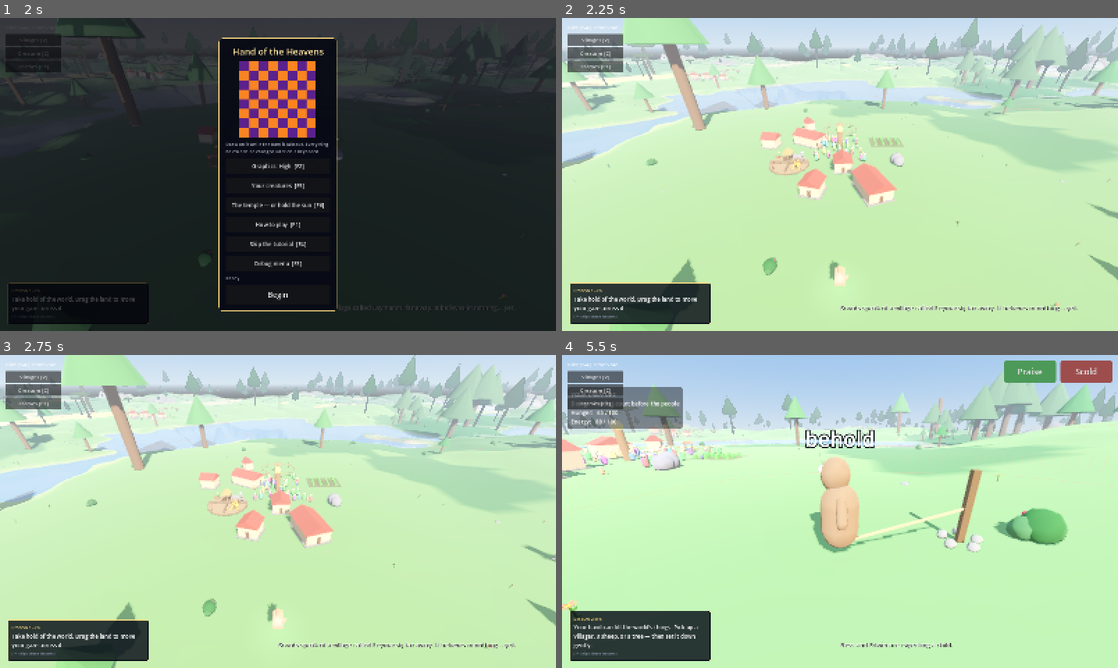
Above: before the commit, frames 1-4 (two rows, left to right).
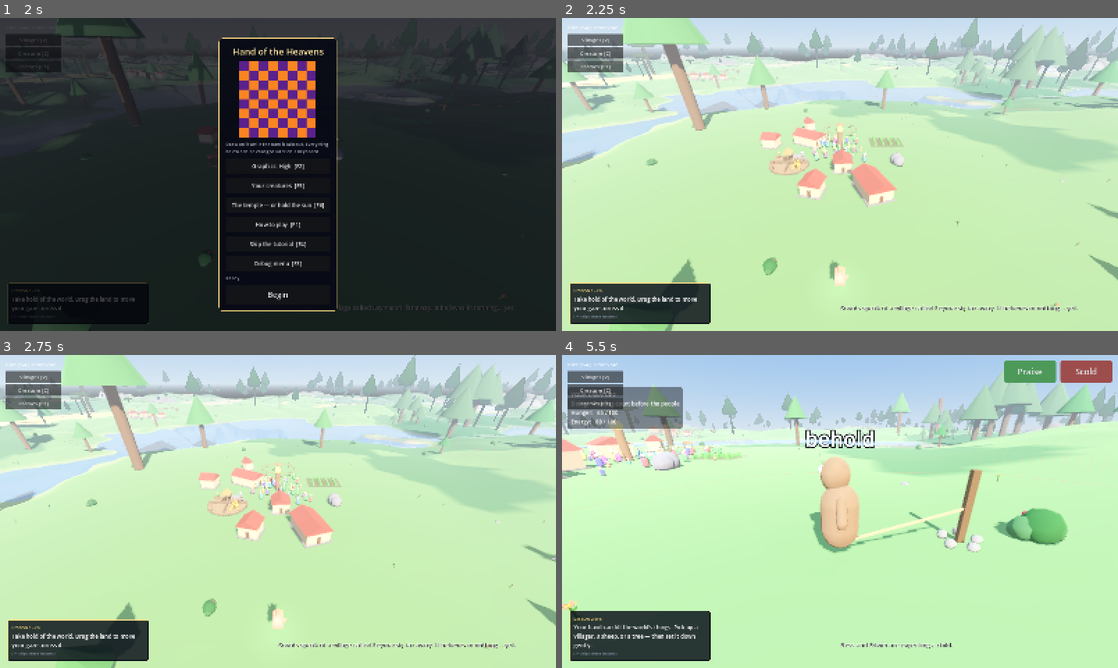
Above: after the commit, the same moments.

Repository: tjloman/tjloman
Game: Godot game, scene res://scenes/main.tscn
Two runs of this game, one before a commit and one after it. Both use one fixed random seed, a clock stepped at 60 frames per second and the inputs below.
Inputs (mouse positions are in pixels of both pictures, inside the frame that each line leads up to):
- Up to frame 1 (2 s): click (239, 183) at 0.52 s; type "Alex" at 0.6 s; click "Begin" at 1.25 s
- Up to frame 2 (2.25 s): click "Begin" at 2 s
- Up to frame 3 (2.75 s): no input
- Up to frame 4 (5.5 s): tap Enter at 2.75 s; move the mouse to (962, 495) at 2.77 s; hold Right 2.78-3.5 s; hold S (cam_back) 2.78-3.5 s; click (962, 495) at 2.92 s; drag from (728, 527) to (812, 574) at 3.52 s; click "Creature [C]" at 4.25 s; move the mouse to (895, 442) at 5.02 s; hold Right from 5.03 s (still down); hold A (cam_left) from 5.03 s (still down)

Frame 1 is identical in both runs. In frame 2, 0.2% of the frame differs, in the area x 24-55%, y 17-47%; in frame 3, 0.2%; in frame 4, 0.5%, in the area x 3-28%, y 23-39%.

Commit message:
A town gathers all over itself, not on one patch of dirt
Worship, the homeless and the evening dance all went to one point — the totem,
or the nest — so in a town of four hundred, a hundred and fifty people stood on
the same few square metres every evening, and the meter showed a villager
costing three times what it did at noon.

Not the physics solver: villagers do not collide with one another (their mask
skips their own layer). What a crowd costs is SCRIPT — every one of them greets,
murmurs and steers round the neighbours near it, which is on the order of
k-squared looks in a crowd of k. So the fix is fewer people in any one place,
not cheaper collisions.

VillageGathering hands out a place to stand: at a shrine, at the nest, round a
house at its eaves — their own door if they have one, a neighbour's otherwise —
or, rarely, the totem. The lonely go there to worship, the homeless sleep there
instead of in one heap in the square, and the evening dance forms there, each
dancer circling and facing whatever they are dancing round. The nest still
counts every dancer toward its prayer wherever they are, because Village counts
the dance by state rather than by distance.

Nobody counts heads. With a doorstep for every household, a weighted draw
spreads a crowd as evenly as counting would, for nothing — but it has to draw
the KIND of place first and then which one. The first draft weighted each place,
so every shrine a town raised added another share against a single doorstep, and
tools/gathering.py showed a town of four shrines sending a hundred of its
hundred and fifty to them. The crowd had moved, not spread.

Modelled on Oakwick's evening: the biggest crowd goes from 150 to 31, at the
nest, and the neighbour pairs from 11,175 to 896. That is where people go, not
the frame — the frame is on the meter, and the next screenshot will say what it
bought. Courting and the expedition's muster stay at the totem on purpose: those
are about meeting one another, and splitting them would split the pairs and the
party.

Co-Authored-By: Claude Opus 5.5 <noreply@anthropic.com>
Claude-Session: https://claude.ai/code/session_01NqBKfyc5c6bViy6kUi2S7P

Diff:
--- a/scripts/villager/villager.gd
+++ b/scripts/villager/villager.gd
@@ -226,6 +226,8 @@
 var _school_seat := 0
 var _target_corpse: Corpse = null
 var _target_carcass: Carcass = null
+## What this dancer circles and faces. See VillageGathering.
+var _dance_mid := Vector3.INF
 var _target_tree: WildTree = null
 var _target_deposit: RockDeposit = null
 var _build_site: House = null
@@ -619,7 +621,7 @@
 			if village.nest != null and is_instance_valid(village.nest):
 				# Round the fire, and facing it. The circle actually turns —
 				# a ring of people standing still is a queue, not a dance.
-				var mid := village.nest.global_position
+				var mid := _dance_mid if _dance_mid.is_finite() else village.nest.global_position
 				var out := global_position - mid
 				out.y = 0.0
 				global_position = mid + out.rotated(Vector3.UP, delta * 0.45) \
@@ -1242,7 +1244,9 @@
 		return
 	if social < 30.0:
 		state = State.GO_WORSHIP
-		_target = village.totem.global_position + Vector3(randf_range(-3, 3), 0, randf_range(-3, 3))
+		# Wherever the town gathers — see VillageGathering. It was the totem,
+		# for everybody, and a town of four hundred stood on one patch of dirt.
+		_target = VillageGathering.spot(village, self)["at"]
 		return
 	# WHAT THE TOWN IS DOING. The village has already worked out, once, what it
 	# has lately seen and what it is minded to do about it; this reads the answer
@@ -1385,8 +1389,9 @@
 		_target = home.global_position \
 			+ Vector3(randf_range(-berth, berth), 0, randf_range(-berth, berth))
 	else:
-		# Homeless: a patch of dirt near the totem.
-		_target = village.totem.global_position + Vector3(randf_range(-4, 4), 0, randf_range(-4, 4))
+		# Homeless: somebody's doorstep, or the totem now and then. It was always
+		# the totem, and a town short of roofs slept in one heap in the square.
+		_target = VillageGathering.spot(village, self)["at"]
 	_maybe_mount()
 
 
@@ -1721,7 +1726,12 @@
 				state = State.WANDER
 				_action_time = 2.0
 				return
-			_target = village.nest.ring_spot(randi() % CreatureNest.DANCERS)
+			# ROUND THE WHOLE TOWN, not only the nest's fire: at the shrines, the
+			# nest, and round people's own houses. The prayer is still the nest's
+			# — it counts every dancer, wherever they are (Village._dancers).
+			var circle := VillageGathering.spot(village, self)
+			_target = circle["at"]
+			_dance_mid = circle["mid"]
 			state = State.GO_CIRCLE
 		"build_shop":
 			_shop_kind = Workshop.short_of(village)
--- /dev/null
+++ b/scripts/world/village_gathering.gd
@@ -0,0 +1,101 @@
+class_name VillageGathering
+extends RefCounted
+## WHERE A TOWN GATHERS WHEN IT IS NOT WORKING.
+##
+## Everything that brought people together went to the totem: worship when they
+## were lonely, the homeless bedding down, and the evening dance went to the one
+## nest. In a town of four hundred that is a hundred and fifty people standing
+## on one patch of dirt, every one of them looking at every other — and that
+## looking is what a crowd costs. Villagers do not collide with one another
+## (their mask skips their own layer), so the bill is not the physics solver: it
+## is script, each of them greeting, murmuring and steering round a hundred
+## neighbours instead of five.
+##
+## So a town gathers ALL OVER ITSELF: at its shrines, at the nest, and round its
+## own front doors, with the totem kept for the few. Nobody counts heads — with
+## a point at every house in the town, a weighted draw spreads a crowd as evenly
+## as counting would, for nothing.
+
+## HOW LIKELY EACH KIND OF PLACE IS, against one another. The totem is the rare
+## one on purpose; a doorstep is the commonest, because there are the most of
+## them and because that is where people actually sit out in the evening.
+const TOTEM := 1.0
+const NEST := 3.0
+const SHRINE := 3.0
+const DOORSTEP := 4.0
+
+## How far out from each kind of place people stand. A house is walked round at
+## its own eaves; see `_around`.
+const TOTEM_RING := 4.5
+const SHRINE_RING := 3.2
+const DOORSTEP_BEYOND := 1.6
+
+
+## WHERE THIS ONE GOES. `at` is where they stand; `mid` is what they stand
+## round — a dancer circles it and faces it.
+static func spot(town: Village, who: Villager) -> Dictionary:
+	# BY KIND FIRST, THEN WHICH ONE. Weighted per PLACE, every shrine a town
+	# raised added another share against one doorstep, and a town of four
+	# shrines sent two thirds of its evening to them — the crowd moved, it did
+	# not spread. tools/gathering.py measured it.
+	var shrines: Array[Vector3] = []
+	for w in town.workshops:
+		if is_instance_valid(w) and w.trade == "shrine":
+			shrines.append(w.global_position)
+	var kinds: Array = []   # [weight, kind]
+	if town.totem != null:
+		kinds.append([TOTEM, "totem"])
+	if town.nest != null and is_instance_valid(town.nest):
+		kinds.append([NEST, "nest"])
+	if not shrines.is_empty():
+		kinds.append([SHRINE, "shrine"])
+	var door := _a_door(town, who)
+	if door != null:
+		kinds.append([DOORSTEP, "door"])
+	var kind := "totem"
+	var total := 0.0
+	for k in kinds:
+		total += float(k[0])
+	var roll := randf() * total
+	for k in kinds:
+		roll -= float(k[0])
+		if roll <= 0.0:
+			kind = String(k[1])
+			break
+	var mid := who.global_position
+	var ring := TOTEM_RING
+	match kind:
+		"totem":
+			if town.totem != null:
+				mid = town.totem.global_position
+		"nest":
+			mid = town.nest.global_position
+			ring = CreatureNest.RING
+		"shrine":
+			mid = shrines[randi() % shrines.size()]
+			ring = SHRINE_RING
+		"door":
+			mid = door.global_position
+			ring = _around(door)
+	var a := randf() * TAU
+	return {"at": mid + Vector3(cos(a), 0.0, sin(a)) * ring, "mid": mid}
+
+
+## THEIR OWN DOOR if they have one, and a neighbour's otherwise — the homeless
+## sit out on somebody's step, not in the square. Null if the town has no roof.
+static func _a_door(town: Village, who: Villager) -> House:
+	# Untyped until proved alive: a house in the town's list may have burnt.
+	var kept: Variant = who.home
+	if kept == null or not is_instance_valid(kept):
+		kept = town.houses[randi() % town.houses.size()] if not town.houses.is_empty() else null
+	if kept == null or not is_instance_valid(kept):
+		return null
+	var door := kept as House
+	return null if door.under_construction else door
+
+
+## Stood round a house at its eaves, however long the house is.
+static func _around(house: House) -> float:
+	var w: float = House.SPECS[house.size]["width"]
+	var deep := w * (1.6 if house.size == House.Size.LONGHOUSE else 1.0)
+	return maxf(w, deep) * 0.5 + DOORSTEP_BEYOND
Not shown, added: tools/gathering.py
